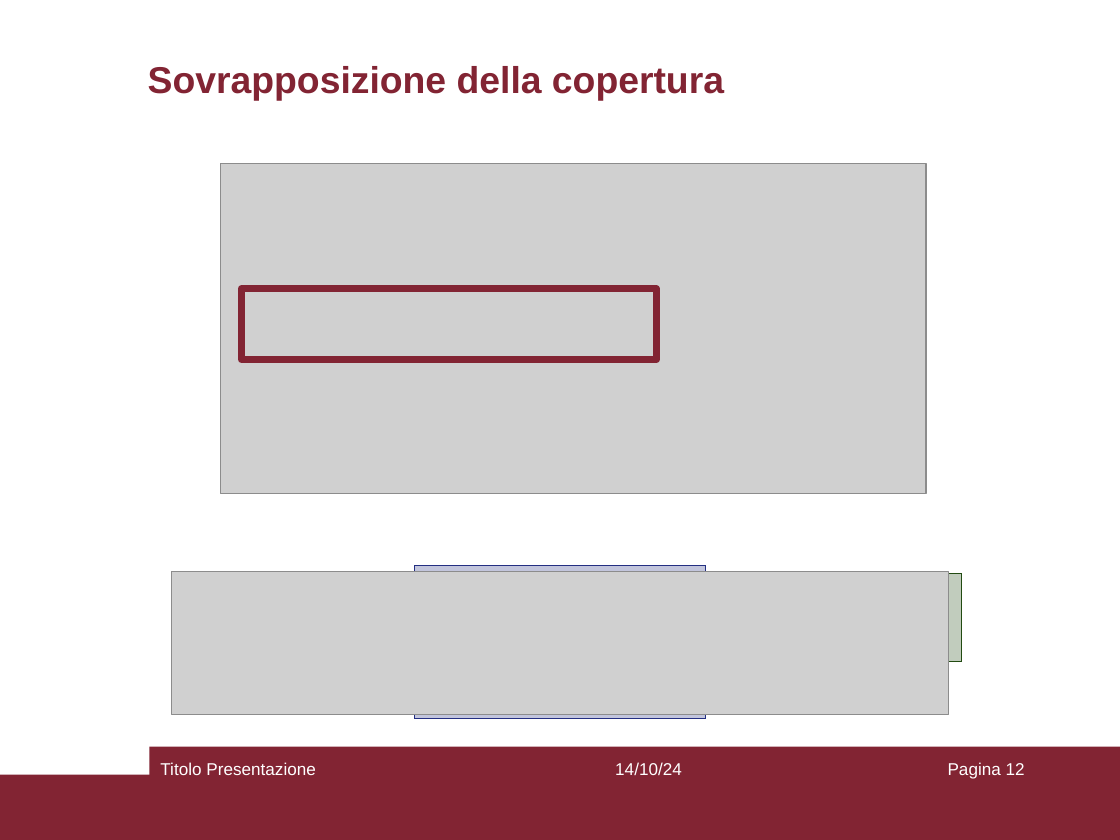
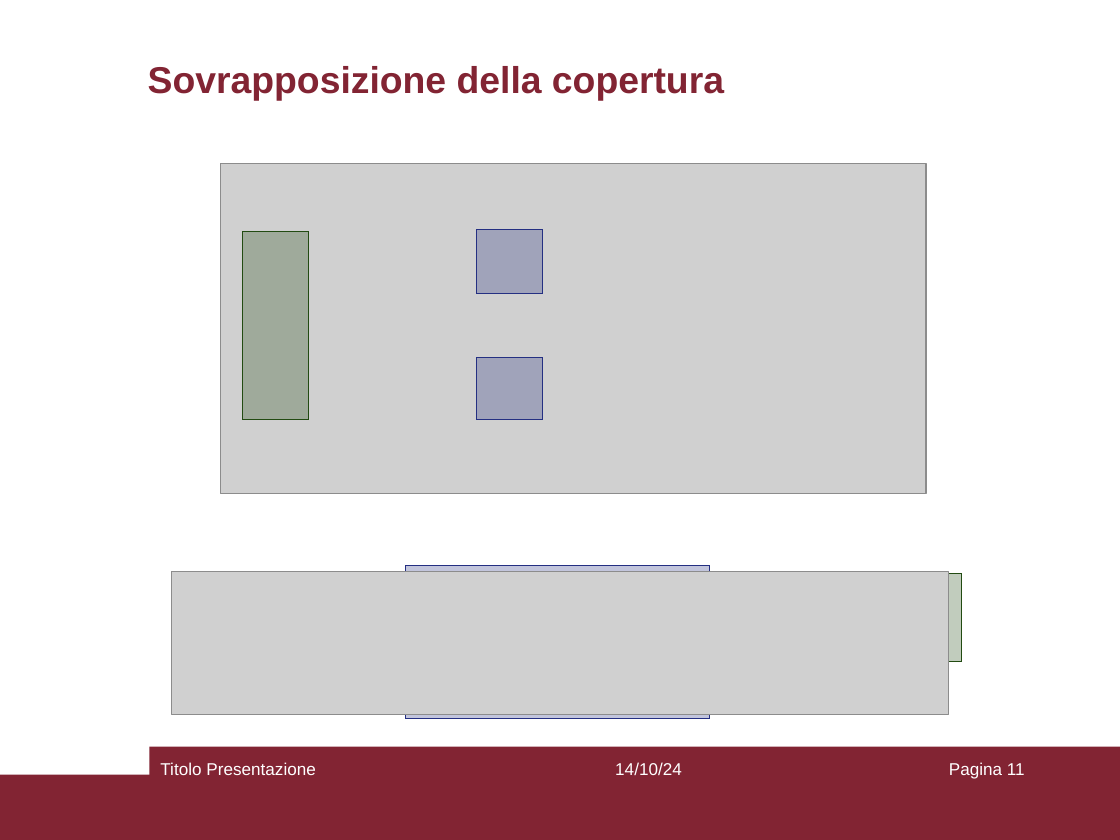
Before and after one commit to aflaag/bsc-thesis, a slide deck: slide 11 of presentation/slides.odp (slide 12 before the commit). Drawn at 1120x840 pixels with LibreOffice and Linux fonts; fonts in the diff are those of the drawing; grey boxes stand for pictures. Boxes give left, top, right and bottom in pixels: in the first picture for what was removed or moved away, otherwise in the second. Text is boxed around its words. In the diff, an @@ line names an element or a change of style, - is before the commit and + after.

Commit message:
edit presentation

```diff
--- a/presentation/slides.odp
+++ b/presentation/slides.odp
@@ rectangle added at (x1=243, y1=231, x2=309, y2=420), fill #224B12 at 28% opacity, outline #224B12 0 pt @@
@@ rectangle added at (x1=476, y1=230, x2=542, y2=295), fill #242F82 at 28% opacity, outline #242F82 0 pt @@
@@ rectangle removed at (x1=242, y1=289, x2=657, y2=360) @@
@@ rectangle added at (x1=476, y1=357, x2=542, y2=420), fill #242F82 at 28% opacity, outline #242F82 0 pt @@
@@ rectangle resized from (x1=414, y1=566, x2=706, y2=719) to (x1=405, y1=566, x2=710, y2=719) @@
@@ page number at (x1=949, y1=762, x2=1025, y2=779): text changed @@
-Pagina 12
+Pagina 11
```
Also in this commit, not shown: 2 other slides changed, 4 slides added, 1 other file.
